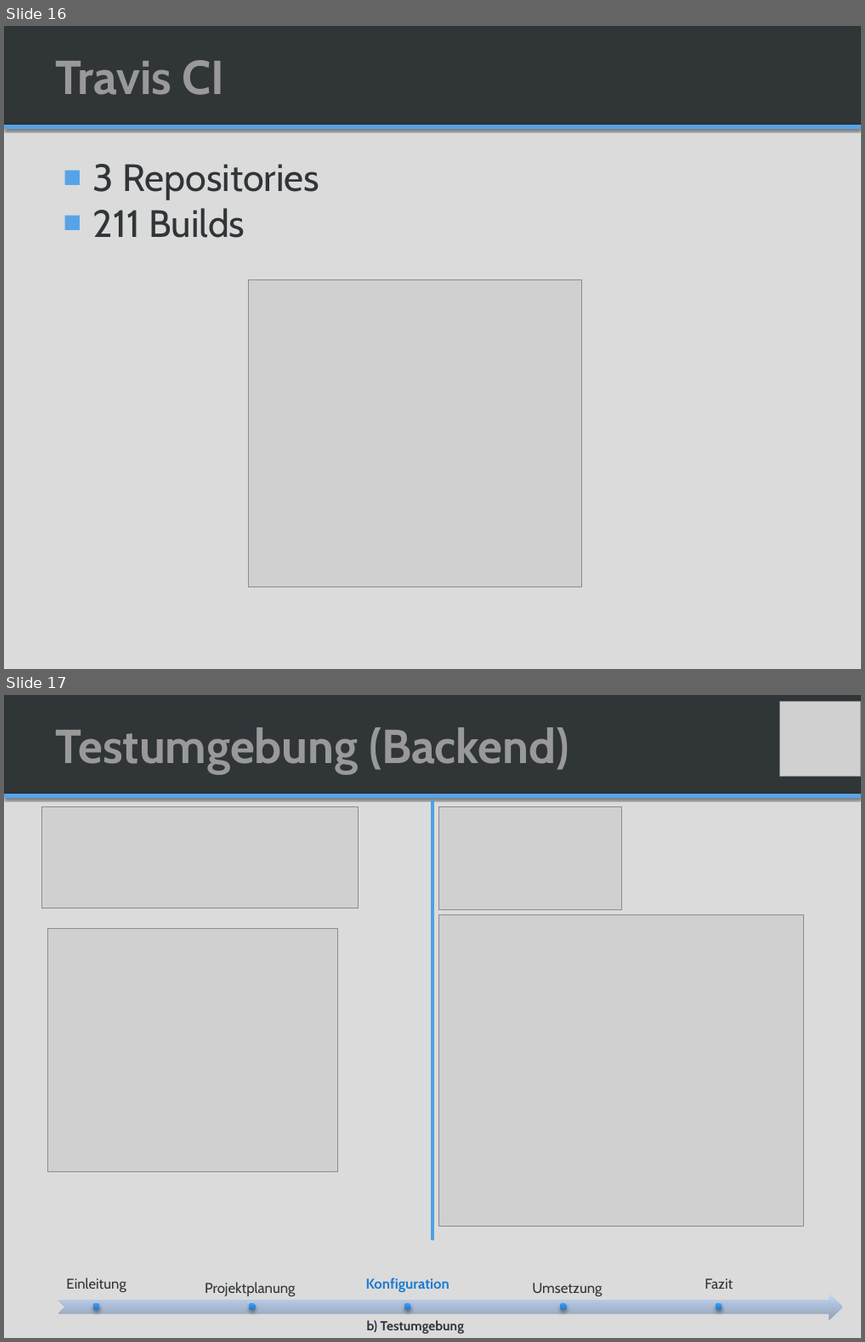
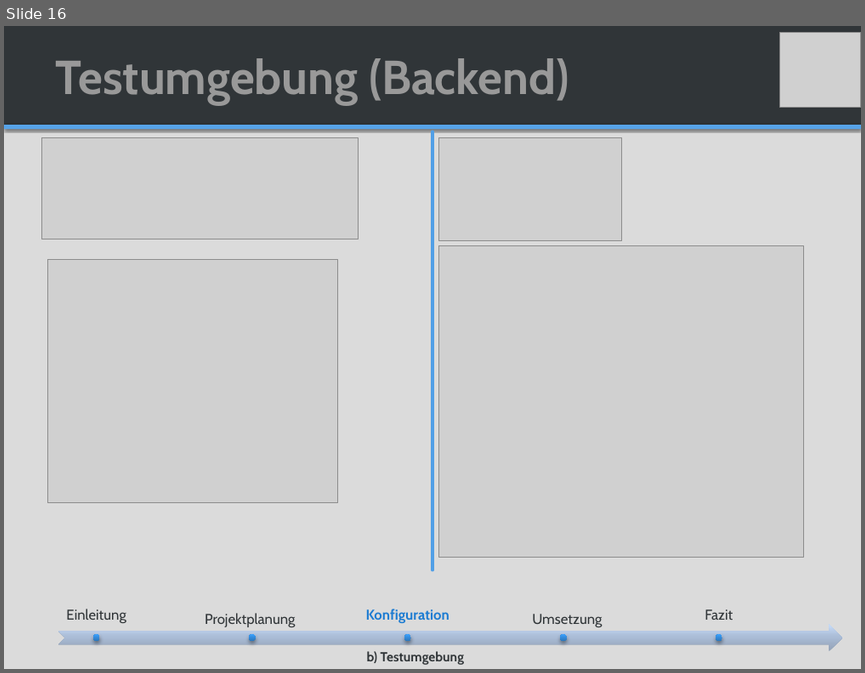
Before and after one commit to SAS-Systems/Unveiled-Documentation, a slide deck: Unveiled_MidtermPresentation_V1.0.pptx. Shown one above the other, each under a label of ours: slides 16 and 17 before the commit, slide 16 after it. The pictures are 865x1342 and 865x673 pixels, drawn with LibreOffice and Linux fonts; fonts in the diff are those of the drawing; grey boxes stand for pictures; background and template pictures are left out. Boxes give left, top, right and bottom in pixels: in the first picture for what was removed or moved away, otherwise in the second. Text is boxed around its words. In the diff, an @@ line names an element or a change of style, - is before the commit and + after.

```diff
--- a/Unveiled_MidtermPresentation_V1.0.pptx
+++ b/Unveiled_MidtermPresentation_V1.0.pptx
@@ slide 16 removed at <box>4,26,861,669</box>, background #DBDBDB; not listed: 2 template elements that a slide beside it also shows @@
@@ title removed at <box>55,60,225,95</box> @@
-Travis CI
@@ text removed at <box>93,164,319,238</box> @@
-■ 3 Repositories
-■ 211 Builds
@@ picture removed at <box>248,279,581,586</box> @@
@@ what was slide 17 is now slide 16 @@
```
Also in this commit, not shown: 4 slides changed, 3 other slides removed.
